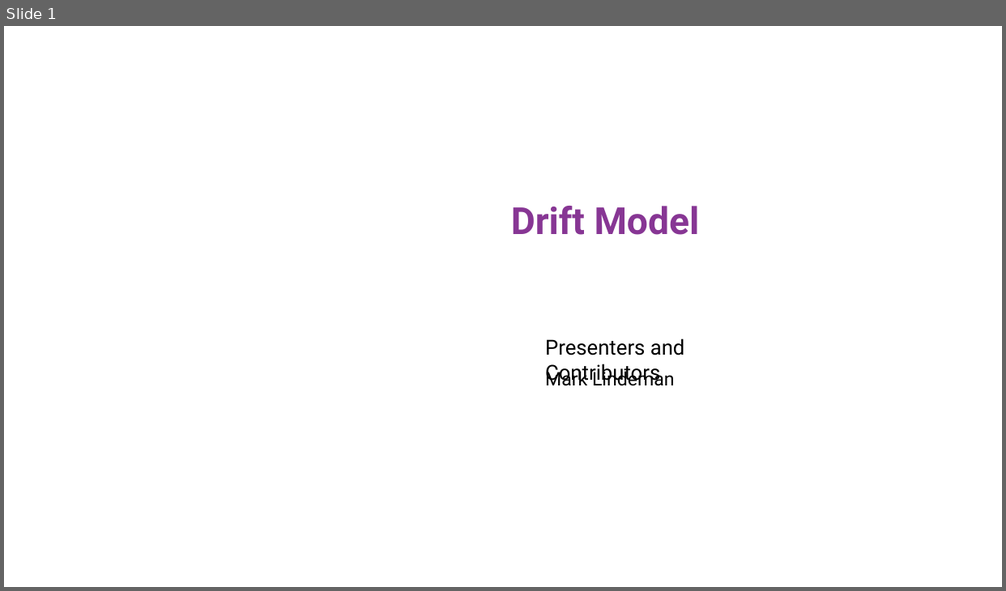
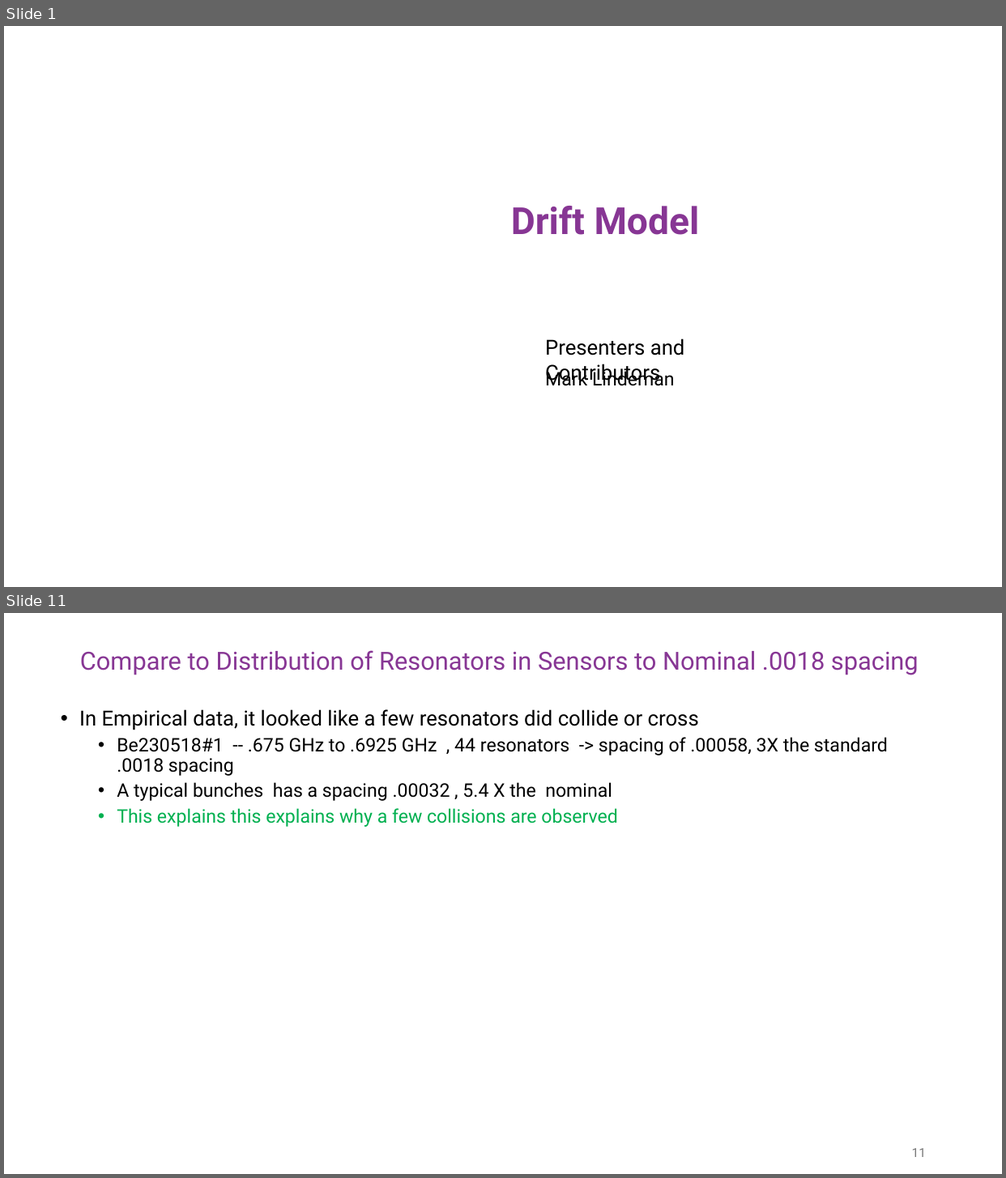
Before and after one commit to malindeman1999/python_drift_model, a slide deck: 2026-4-27 drift model.pptx. Shown one above the other, each under a label of ours: slide 1 before the commit, slides 1 and 11 after it; the slides between them are not shown. The pictures are 1006x591 and 1006x1178 pixels, drawn with LibreOffice and Linux fonts; fonts in the diff are those of the drawing; background and template pictures are left out. Boxes give left, top, right and bottom in pixels: in the first picture for what was removed or moved away, otherwise in the second. Text is boxed around its words. In the diff, an @@ line names an element or a change of style, - is before the commit and + after.

Commit message:
Update collision model logic and project files

```diff
--- a/2026-4-27 drift model.pptx
+++ b/2026-4-27 drift model.pptx
@@ slide 11 added at <box>4,613,1002,1174</box>, background #FFFFFF @@
@@ title added at <box>80,650,918,675</box>, 24 pt, text #873694 @@
+Compare to Distribution of Resonators in Sensors to Nominal .0018 spacing
@@ text added at <box>79,709,888,827</box>, 18 pt, text #000000 @@
+• In Empirical data, it looked like a few resonators did collide or cross
+  • Be230518#1 -- .675 GHz to .6925 GHz , 44 resonators -> spacing of .00058, 3X the standard .0018 spacing
+  • A typical bunches has a spacing .00032 , 5.4 X the nominal
+  • This explains this explains why a few collisions are observed
@@ page number added at <box>912,1148,926,1157</box>, 12 pt, text #797979 @@
+11
```
Also in this commit, not shown: 4 slides changed, 13 other slides added, 4 slides removed, 4 other files.
